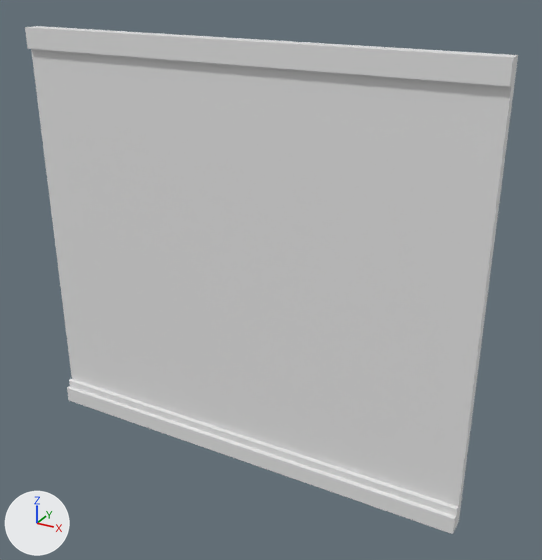
What one commit did to the FBX model CaptainObvious/Assets/Models/Wall_stnd_5u.FBX.
Rendered twice from a 50 mm camera at (6.22, -6.15, 5.27) aimed at (2.82, 0.03, 2.18). Arrows for +X, +Y and +Z are at lower left; the lights stay in place. Where no turn or scale is listed for an object, it has been applied to the vertices.

Names of what the first picture shows: 'Wall_Std_5u'.
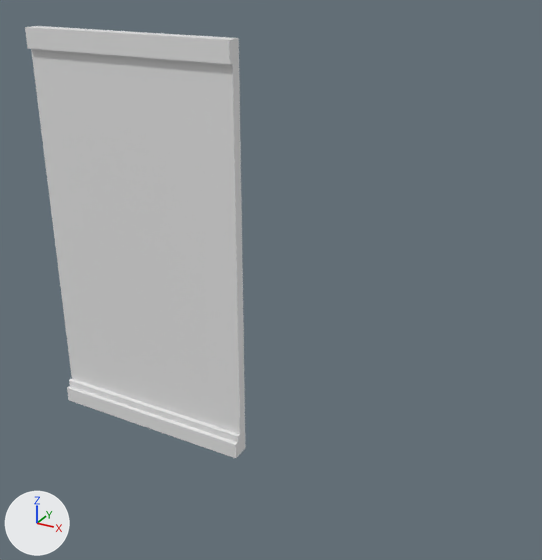
Commit message: Updated Walls
Updated Walls

What changed in the scene script:
```text
Change me_mesh:
    used by ob_wall_std_5u; location = (0.0, 0.0, 0.0)
    remove me_mesh.from_pydata(...)  # 34 vertices, 25 faces; spans x 0.0..5.0, y -0.22..0.0, z 0.0..4.54
    add me_mesh.from_pydata(...)  # 34 vertices, 25 faces; spans x 0.0..2.5, y -0.22..0.0, z 0.0..4.54
    me_mesh part 1
    17 vertices are removed from x 5.0, y -0.22..0.0, z 0.0..4.54
    17 faces are deleted
    7 vertices are added at x 2.5, y -0.17..0.0, z 0.0..4.32
    10 new vertices lie (2.5, 0.0, 0.0) away from vertices in x 0.0, y -0.22..0.0, z 0.0..4.54
    17 new faces join them
```

Location of each change, [x1, y1, x2, y2] in pixels of the pictures (542 x 560 px):
'Wall_Std_5u', reshaped (55% narrower, 15% shorter): before [25, 26, 518, 534]; after [25, 26, 246, 458]
